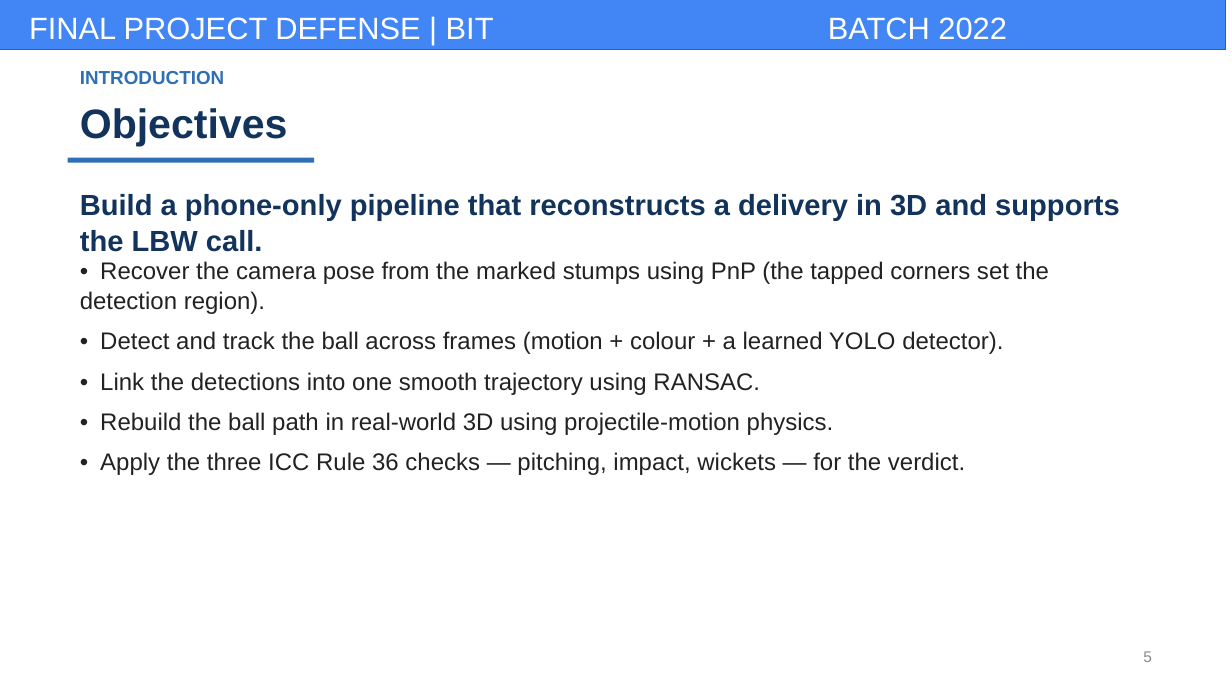
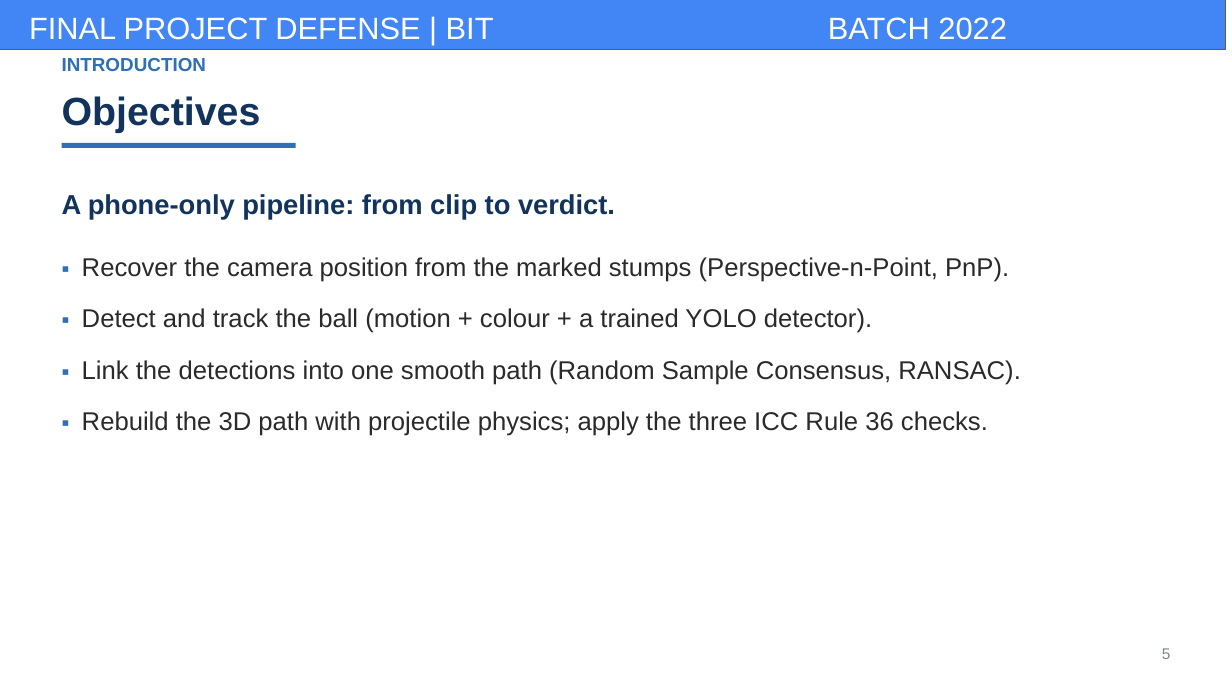
Before and after one commit to kafle1/pocket-drs, a slide deck: slide 5 of dump/report_docs/pocketdrs_presentation.pptx. Drawn at 1232x693 pixels with LibreOffice and Linux fonts; fonts in the diff are those of the drawing; background and template pictures are left out. Boxes give left, top, right and bottom in pixels: in the first picture for what was removed or moved away, otherwise in the second. Text is boxed around its words. In the diff, an @@ line names an element or a change of style, - is before the commit and + after.

```diff
--- a/dump/report_docs/pocketdrs_presentation.pptx
+++ b/dump/report_docs/pocketdrs_presentation.pptx
@@ text "INTRODUCTION": place and size @@
-text "INTRODUCTION" at <box>80,71,224,84</box>
+text "INTRODUCTION" at <box>62,58,206,71</box>
@@ text "INTRODUCTION" at <box>62,58,206,71</box>: line spacing 1 to 1.04 @@
@@ text "Objectives": place and size @@
-text "Objectives" at <box>80,108,288,146</box>
+text "Objectives" at <box>62,96,261,132</box>
@@ text "Objectives" at <box>62,96,261,132</box>: size 24 to 23 pt; line spacing 1 to 1.04 @@
@@ rectangle: place and size @@
-rectangle at <box>68,158,314,163</box>
+rectangle at <box>62,143,296,148</box>
@@ text "A phone-only pipeline: from clip ..." at <box>62,194,615,220</box>: vertical alignment top to middle @@
@@ text at <box>62,194,615,220</box>: text changed; size 17 to 16 pt @@
-Build a phone-only pipeline that reconstructs a delivery in 3D and supports the LBW call.
+A phone-only pipeline: from clip to verdict.
@@ text at <box>82,257,1020,436</box>: text changed; size 14 to 15 pt; text colour #222222 to #2A2A2A @@
-• Recover the camera pose from the marked stumps using PnP (the tapped corners set the detection region).
-• Detect and track the ball across frames (motion + colour + a learned YOLO detector).
-• Link the detections into one smooth trajectory using RANSAC.
-• Rebuild the ball path in real-world 3D using projectile-motion physics.
-• Apply the three ICC Rule 36 checks — pitching, impact, wickets — for the verdict.
+▪ Recover the camera position from the marked stumps (Perspective-n-Point, PnP).
+▪ Detect and track the ball (motion + colour + a trained YOLO detector).
+▪ Link the detections into one smooth path (Random Sample Consensus, RANSAC).
+▪ Rebuild the 3D path with projectile physics; apply the three ICC Rule 36 checks.
@@ text "5" at <box>1162,648,1171,659</box>: text colour #8A8A8A to #7C8690; line spacing 1 to 1.04 @@
```
Also in this commit, not shown: 11 other slides changed, 10 slides added, 8 slides removed, 39 other files.
